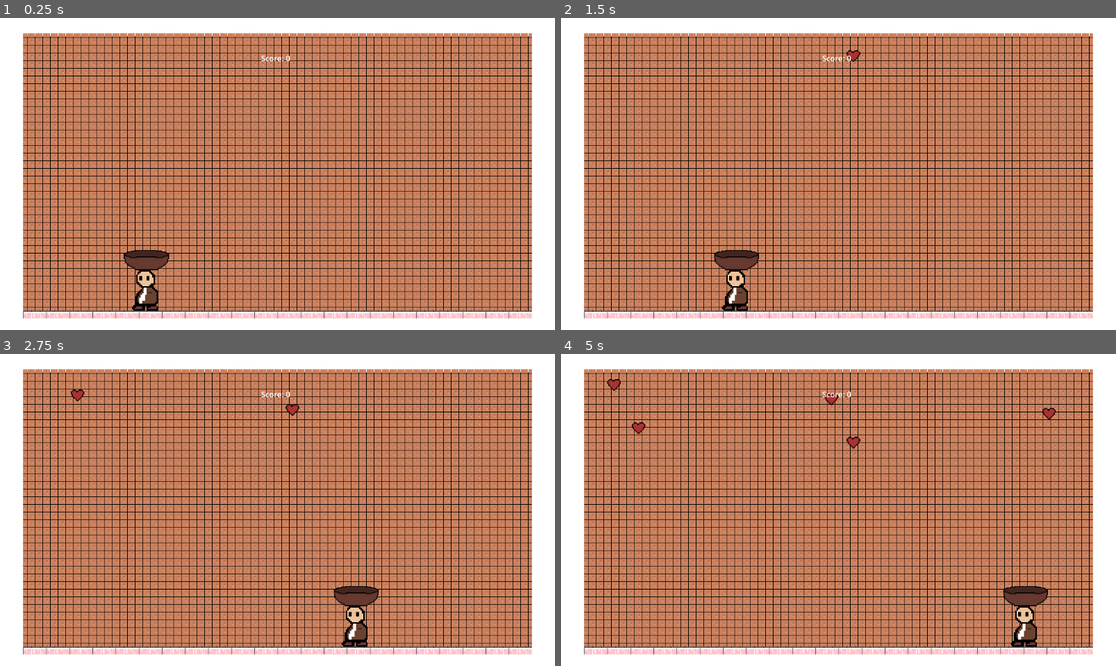
Above: before the commit, frames 1-4 (two rows, left to right).
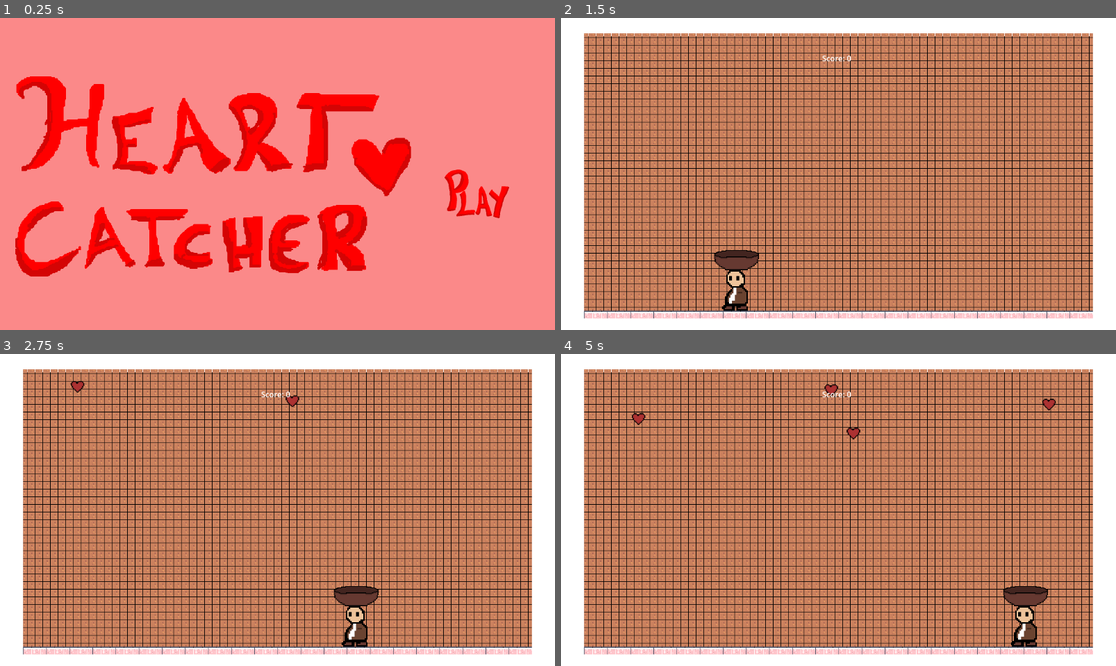
Above: after the commit, the same moments.

Repository: akhlex/Valentine-Game
Game: Godot game, scene res://scenes/main_menu.tscn
Same seed, same stepped clock (60 frames per second), same inputs: the game is played once before the commit and once after it. Before the commit the project starts from res://scenes/main.tscn.
Inputs (mouse positions are in pixels of both pictures, inside the frame that each line leads up to):
- Up to frame 1 (0.25 s): no input
- Up to frame 2 (1.5 s): click (1038, 192) at 0.52 s; hold D (right) from 1.28 s (still down)
- Up to frame 3 (2.75 s): keep holding D (right)
- Up to frame 4 (5 s): release D (right) at 2.78 s; hold A (left) 2.78-3.53 s; hold D (right) from 3.53 s (still down)

The runs differ from the first frame. In frame 1, 100% of the frame differs, in the area x 0-100%, y 0-100%; in frame 2, less than 0.1%; in frame 3, 0.2%; in frame 4, 0.6%.

Commit message:
main menu and game over menu setup

Diff:
--- a/project.godot
+++ b/project.godot
@@ -11,7 +11,7 @@
 [application]
 
 config/name="Valentine-game"
-run/main_scene="res://scenes/main.tscn"
+run/main_scene="res://scenes/main_menu.tscn"
 config/features=PackedStringArray("4.2", "GL Compatibility")
 config/icon="res://icon.svg"
 
--- /dev/null
+++ b/scenes/game_over.gd
@@ -0,0 +1,9 @@
+extends Control
+
+
+func _on_play_again_button_pressed():
+	get_tree().change_scene_to_file("res://scenes/main.tscn")
+
+
+func _on_quit_button_pressed():
+	get_tree().quit()
--- a/scenes/game_over.tscn
+++ b/scenes/game_over.tscn
@@ -1,4 +1,11 @@
-[gd_scene format=3 uid="uid://b36k8226spfwb"]
+[gd_scene load_steps=7 format=3 uid="uid://b36k8226spfwb"]
+
+[ext_resource type="Script" path="res://scenes/game_over.gd" id="1_8yflg"]
+[ext_resource type="Texture2D" uid="uid://bker1gg8lavjt" path="res://assets/art/GameOver.png" id="1_lb7uf"]
+[ext_resource type="Texture2D" uid="uid://my2iqy0x1k40" path="res://assets/art/PlayAgainButton.png" id="2_genf4"]
+[ext_resource type="Texture2D" uid="uid://bxxui3b2vasbx" path="res://assets/art/QuitButton.png" id="3_3tlw6"]
+[ext_resource type="Texture2D" uid="uid://cnqsc40yefpgb" path="res://assets/art/PlayAgainHoverButton.png" id="3_4amqh"]
+[ext_resource type="Texture2D" uid="uid://c3qgpt81p3irh" path="res://assets/art/QuitHoverButton.png" id="5_gvpmo"]
 
 [node name="GameOver" type="Control"]
 layout_mode = 3
@@ -7,3 +14,39 @@
 anchor_bottom = 1.0
 grow_horizontal = 2
 grow_vertical = 2
+script = ExtResource("1_8yflg")
+
+[node name="Panel" type="Panel" parent="."]
+layout_mode = 1
+anchors_preset = 15
+anchor_right = 1.0
+anchor_bottom = 1.0
+grow_horizontal = 2
+grow_vertical = 2
+
+[node name="Sprite2D" type="Sprite2D" parent="."]
+position = Vector2(576, 324)
+texture = ExtResource("1_lb7uf")
+
+[node name="PlayAgainButton" type="TextureButton" parent="."]
+layout_mode = 0
+offset_left = 336.0
+offset_top = 384.0
+offset_right = 636.0
+offset_bottom = 684.0
+scale = Vector2(0.5, 0.5)
+texture_normal = ExtResource("2_genf4")
+texture_hover = ExtResource("3_4amqh")
+
+[node name="QuitButton" type="TextureButton" parent="."]
+layout_mode = 0
+offset_left = 640.0
+offset_top = 384.0
+offset_right = 940.0
+offset_bottom = 684.0
+scale = Vector2(0.5, 0.5)
+texture_normal = ExtResource("3_3tlw6")
+texture_hover = ExtResource("5_gvpmo")
+
+[connection signal="pressed" from="PlayAgainButton" to="." method="_on_play_again_button_pressed"]
+[connection signal="pressed" from="QuitButton" to="." method="_on_quit_button_pressed"]
--- /dev/null
+++ b/scenes/main_menu.gd
@@ -0,0 +1,5 @@
+extends Control
+
+
+func _on_play_button_pressed():
+	get_tree().change_scene_to_file("res://scenes/main.tscn")
--- a/scenes/main_menu.tscn
+++ b/scenes/main_menu.tscn
@@ -1,7 +1,9 @@
-[gd_scene load_steps=3 format=3 uid="uid://fpa3wxmi5ky8"]
+[gd_scene load_steps=5 format=3 uid="uid://fpa3wxmi5ky8"]
 
 [ext_resource type="Texture2D" uid="uid://ciby752rybsqh" path="res://assets/art/MainMenu.png" id="1_00pbb"]
+[ext_resource type="Script" path="res://scenes/main_menu.gd" id="1_dblro"]
 [ext_resource type="Texture2D" uid="uid://5x5yjnf8jxim" path="res://assets/art/PlayButton.png" id="2_rlbta"]
+[ext_resource type="Texture2D" uid="uid://du6m4wa4ayyoj" path="res://assets/art/PlayButtonHover.png" id="3_3vg8q"]
 
 [node name="MainMenu" type="Control"]
 layout_mode = 3
@@ -10,6 +12,7 @@
 anchor_bottom = 1.0
 grow_horizontal = 2
 grow_vertical = 2
+script = ExtResource("1_dblro")
 
 [node name="Panel" type="Panel" parent="."]
 layout_mode = 1
@@ -23,7 +26,7 @@
 position = Vector2(576, 324)
 texture = ExtResource("1_00pbb")
 
-[node name="TextureButton" type="TextureButton" parent="."]
+[node name="PlayButton" type="TextureButton" parent="."]
 layout_mode = 0
 offset_left = 912.0
 offset_top = 288.0
@@ -31,3 +34,6 @@
 offset_bottom = 588.0
 scale = Vector2(0.5, 0.5)
 texture_normal = ExtResource("2_rlbta")
+texture_hover = ExtResource("3_3vg8q")
+
+[connection signal="pressed" from="PlayButton" to="." method="_on_play_button_pressed"]
Binary file added: assets/art/GameOver.png
Not shown, added: assets/art/GameOver.png.import
Binary file added: assets/art/PlayAgainButton.png
Not shown, added: assets/art/PlayAgainButton.png.import
Binary file added: assets/art/PlayAgainHoverButton.png
Not shown, added: assets/art/PlayAgainHoverButton.png.import
Binary file added: assets/art/QuitButton.png
Not shown, added: assets/art/QuitButton.png.import
Binary file added: assets/art/QuitHoverButton.png
Not shown, added: assets/art/QuitHoverButton.png.import
